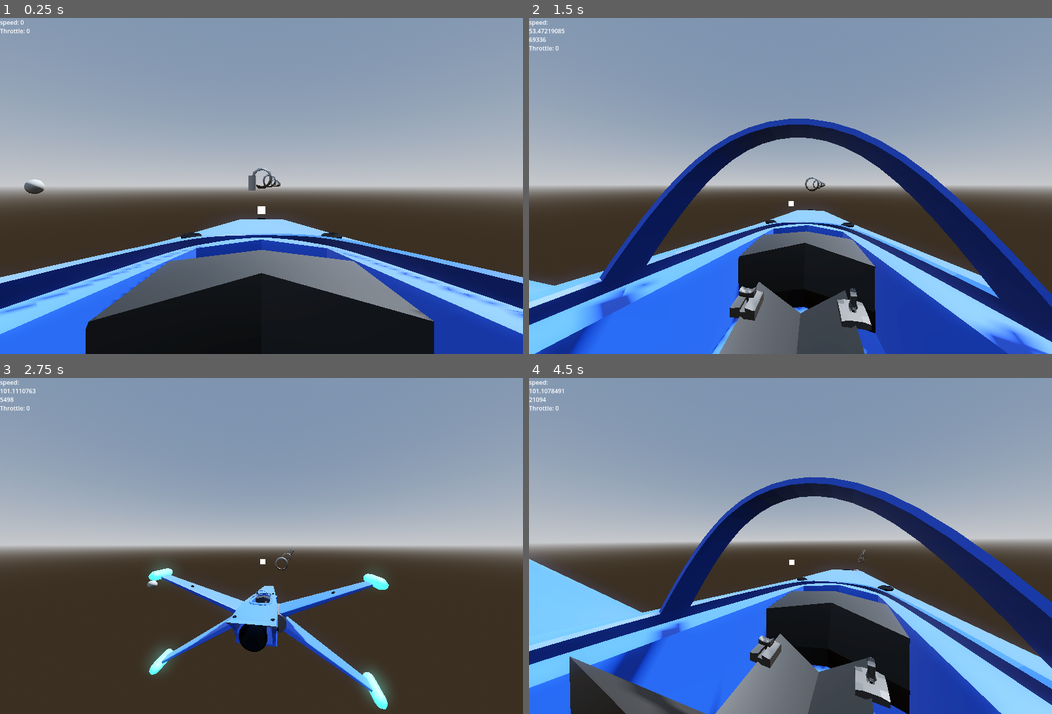
Above: before the commit, frames 1-4 (two rows, left to right).
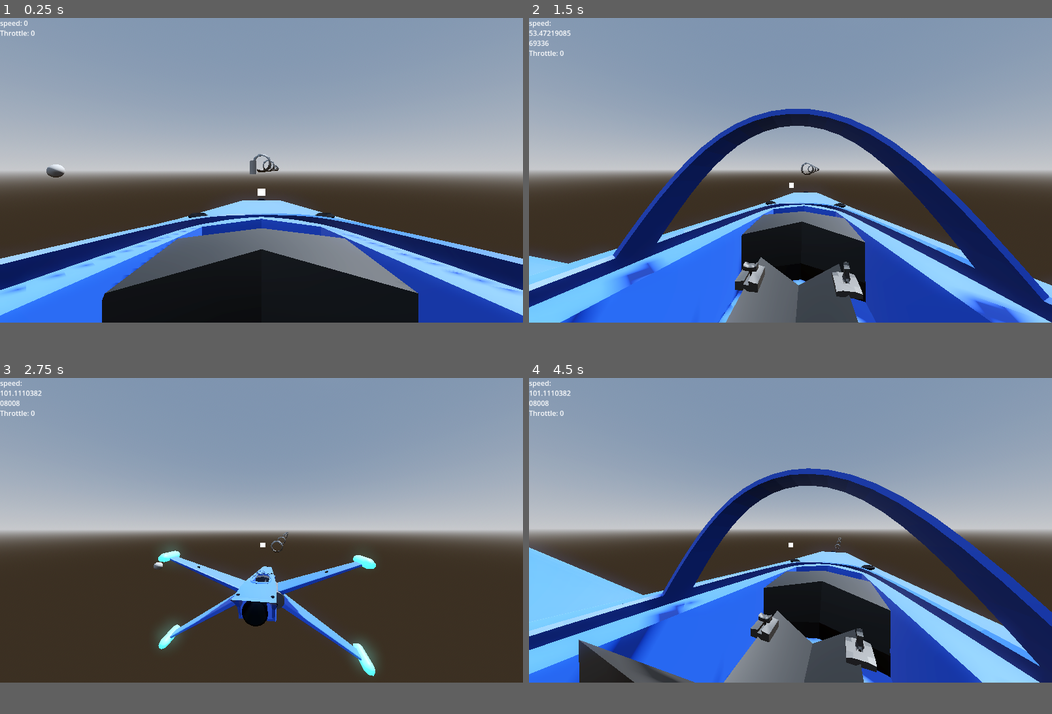
Above: after the commit, the same moments.

Repository: ZoeTheFox/oddity
Game: Godot game, scene res://Scenes/Main Scene/Main.tscn
Two runs of this game, one before a commit and one after it. Both use one fixed random seed, a clock stepped at 60 frames per second and the inputs below.
Inputs (mouse positions are in pixels of both pictures, inside the frame that each line leads up to):
- Up to frame 1 (0.25 s): no input
- Up to frame 2 (1.5 s): tap Enter at 0.5 s; move the mouse to (816, 186) at 0.52 s; hold Alt (camera-look-around) 0.53-1.28 s; hold Space (move-up) from 0.53 s (still down); move the mouse to (764, 186) at 1.27 s; tap K (camera-switch-view) at 1.35 s
- Up to frame 3 (2.75 s): keep holding Space (move-up); move the mouse to (271, 539) at 2.02 s; hold Alt (camera-look-around) from 2.03 s (still down)
- Up to frame 4 (4.5 s): keep holding Space (move-up); move the mouse to (785, 552) at 2.77 s; release Alt (camera-look-around) at 2.78 s; tap K (camera-switch-view) at 2.85, 4.35 s; move the mouse to (827, 549) at 3.52 s; hold Alt (camera-look-around) 3.53-4.28 s; move the mouse to (748, 542) at 4.27 s
In our replay, the window is 800x514 before the commit and 800x466 after it. These sizes can differ from the game's own. Grey fills any space a smaller window leaves; there, only what the larger window draws over its background counts as a difference.

The runs differ from the first frame. In frame 1, 32% of the frame differs, in the area x 0-100%, y 0-100%; in frame 2, 34%; in frame 3, 15%; in frame 4, 36%.

Commit message:
camera shake refactor

Diff:
--- a/Oddity/Scenes/Spaceship/Scripts/CameraScripts/CameraShake.gd
+++ b/Oddity/Scenes/Spaceship/Scripts/CameraScripts/CameraShake.gd
@@ -4,49 +4,78 @@
 var speed : float
 var defaultPosition : Vector3
 
-var min_fov : float
-var max_fov : float
-var logFactor : float
-var maxMovement : float
-var camera_shake_factor : float
+@export_category("First Person Settings")
+
+@export_range(50, 170, 0.5)
+var min_fov_first_person : float
+
+@export_range(50, 170, 0.5)
+var max_fov_first_person : float
+
+@export
+var maximum_movement_first_person : float
+
+@export
+var acceleration_movement_factor_first_person : float
+
+@export
+var camera_shake_strength_first_person : float
+
+@export_category("Third Person Settings")
+
+@export_range(50, 170, 0.5)
+var min_fov_third_person : float
+
+@export_range(50, 170, 0.5)
+var max_fov_third_person : float
+
+@export
+var maximum_movement_third_person : float
+
+@export
+var acceleration_movement_factor_third_person : float
+
+@export
+var camera_shake_strength_third_person : float
+
+var current_min_fov : float
+var current_max_fov : float
+var current_acceleration_movement_factor : float
+var current_max_movement : float
+var current_camera_shake_strength : float
 
 # Called when the node enters the scene tree for the first time.
 func _ready():
 	defaultPosition = position
 
-	min_fov = 60.0
-	max_fov = 90.0
-	logFactor = 0.025
-	maxMovement = 3
-	camera_shake_factor = 30
-
+	current_min_fov = min_fov_first_person
+	current_max_fov = max_fov_first_person
+	current_acceleration_movement_factor = acceleration_movement_factor_first_person
+	current_max_movement = maximum_movement_first_person
+	current_camera_shake_strength = camera_shake_strength_first_person
 
 # Called every frame. 'delta' is the elapsed time since the previous frame.
 func _process(delta):
-	fov = adjustFOVBasedOnSpeed(speed)
-	adjustCameraBasedOnAcceleration()
+	adjust_fov()
+	adjust_camera_position()
 	camera_shake()
 
-func adjustCameraBasedOnAcceleration():
-	var currentPosition = position
-#
+func adjust_camera_position():
 	position = position.lerp(acceleration + defaultPosition, get_process_delta_time() * 2.0)
 
-func adjustFOVBasedOnSpeed(speed: float) -> float:
+func adjust_fov():
 	# Define the minimum and maximum speeds for mapping
 	var min_speed = -400.0
 	var max_speed = 400.0
 
 	# Ensure that the speed is within the specified range
-	speed = clamp(speed, min_speed, max_speed)
+	var current_speed = clamp(speed, min_speed, max_speed)
 
 	# Calculate the FOV based on speed using linear mapping
-	var fov = lerp(min_fov, max_fov, (speed - min_speed) / (max_speed - min_speed))
-
-	return fov
+	fov = lerp(current_min_fov, current_max_fov, (current_speed - min_speed) / (max_speed - min_speed))
 
 func camera_shake():
-	var offset =  Vector2(randf(), randf()) * acceleration.length() / camera_shake_factor
+	var offset =  Vector2(randf(), randf()) * acceleration.length() / current_camera_shake_strength
 	h_offset = offset.x
 	v_offset = offset.y
 
@@ -54,35 +83,31 @@
 	var transformedVector = Vector3()
 
 	# Apply the logarithmic transformation to each component of the vector
-	transformedVector.x = clamp(log(1 + abs(vector.x)) * sign(vector.x) * logFactor, -maxMovement, maxMovement)
-	transformedVector.y = clamp(log(1 + abs(vector.y)) * sign(vector.y) * logFactor, -maxMovement, maxMovement)
-	transformedVector.z = clamp(log(1 + abs(vector.z)) * sign(vector.z) * logFactor, -maxMovement, maxMovement)
+	transformedVector.x = clamp(log(1 + abs(vector.x)) * sign(vector.x) * current_acceleration_movement_factor, -current_max_movement, current_max_movement)
+	transformedVector.y = clamp(log(1 + abs(vector.y)) * sign(vector.y) * current_acceleration_movement_factor, -current_max_movement, current_max_movement)
+	transformedVector.z = clamp(log(1 + abs(vector.z)) * sign(vector.z) * current_acceleration_movement_factor, -current_max_movement, current_max_movement)
 
 	return -transformedVector
 
 func _on_fighter_gen_7_accelleration_signal(accelaration):
 	self.acceleration = logarithmicTransform(accelaration)
 
-
 func _on_fighter_gen_7_speed_signal(speed):
 	self.speed = speed
-
-
 
 func _on_cameras_set_default_position(defaultPosition):
 	self.defaultPosition = defaultPosition
 
-
 func _on_cameras_is_first_person_signal(is_first_person):
 	if (is_first_person):
-		min_fov = 60.0
-		max_fov = 90.0
-		logFactor = 0.025
-		maxMovement = 3
-		camera_shake_factor = 5
+		current_min_fov = min_fov_first_person
+		current_max_fov = max_fov_first_person
+		current_acceleration_movement_factor = acceleration_movement_factor_first_person
+		current_max_movement = maximum_movement_first_person
+		current_camera_shake_strength = camera_shake_strength_first_person
 	else:
-		min_fov = 80.0
-		max_fov = 110.0
-		logFactor = 0.2
-		maxMovement = 40
-		camera_shake_factor = 100
+		current_min_fov = min_fov_third_person
+		current_max_fov = max_fov_third_person
+		current_acceleration_movement_factor = acceleration_movement_factor_third_person
+		current_max_movement = maximum_movement_third_person
+		current_camera_shake_strength = camera_shake_strength_third_person
--- a/Oddity/Scenes/Spaceship/fighter_gen_7.tscn
+++ b/Oddity/Scenes/Spaceship/fighter_gen_7.tscn
@@ -121,6 +121,16 @@
 [node name="Camera3D" type="Camera3D" parent="Ship/Cameras/ViewCam/TwistPivot/PitchPivot"]
 current = true
 script = ExtResource("7_1k7xb")
+min_fov_first_person = 60.0
+max_fov_first_person = 90.0
+maximum_movement_first_person = 3.0
+acceleration_movement_factor_first_person = 0.025
+camera_shake_strength_first_person = 15.0
+min_fov_third_person = 80.0
+max_fov_third_person = 110.0
+maximum_movement_third_person = 0.2
+acceleration_movement_factor_third_person = 0.2
+camera_shake_strength_third_person = 100.0
 
 [node name="CameraViewSwitchAnimator" type="AnimationPlayer" parent="Ship/Cameras/ViewCam/TwistPivot/PitchPivot/Camera3D"]
 libraries = {
--- a/Oddity/project.godot
+++ b/Oddity/project.godot
@@ -19,8 +19,8 @@
 
 [display]
 
-window/size/viewport_width=1400
-window/size/viewport_height=900
+window/size/viewport_width=1200
+window/size/viewport_height=700
 
 [filesystem]
 
